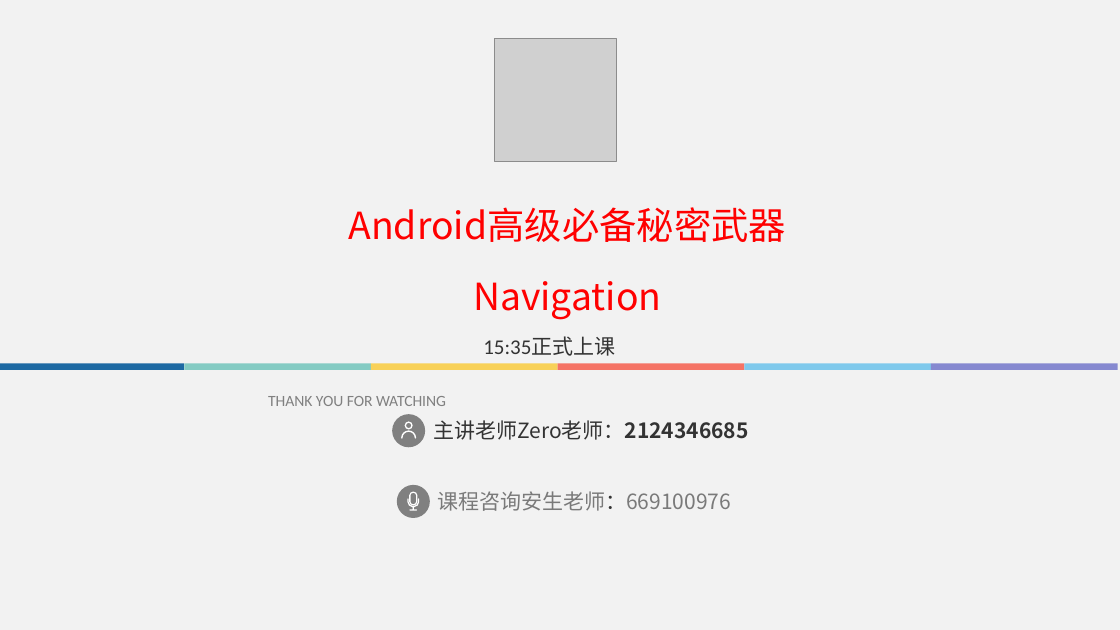
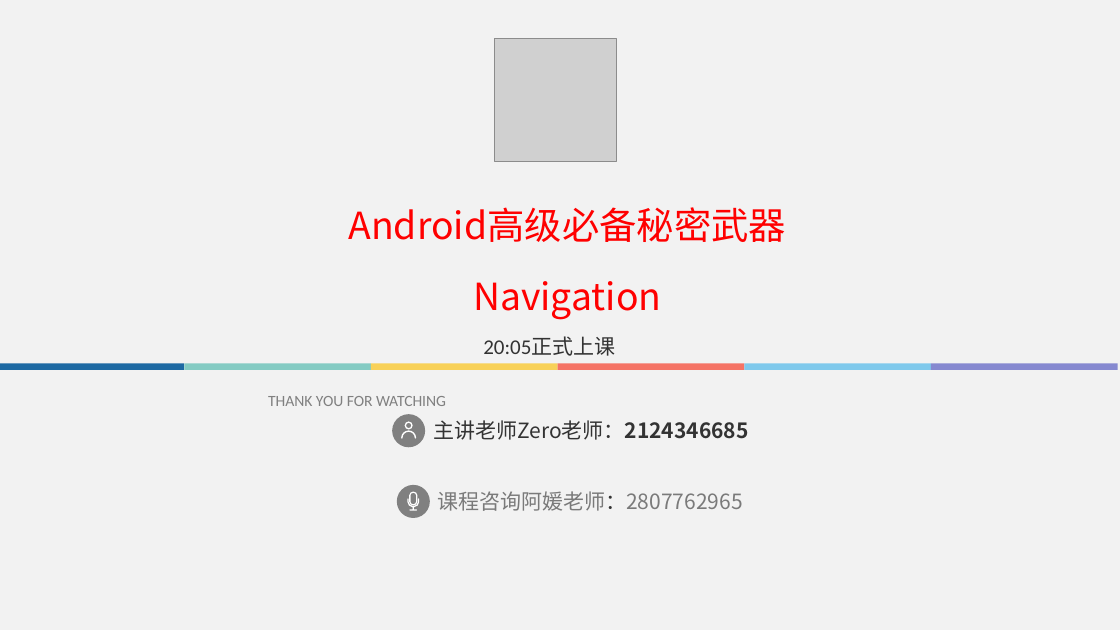
Before and after one commit to fanzhangvip/xiangxue, a slide deck: slide 1 of doc/ppt/navigation实战.pptx. Drawn at 1120x630 pixels with LibreOffice and Linux fonts; fonts in the diff are those of the drawing; grey boxes stand for pictures. Boxes give left, top, right and bottom in pixels: in the first picture for what was removed or moved away, otherwise in the second. Text is boxed around its words. In the diff, an @@ line names an element or a change of style, - is before the commit and + after.

```diff
--- a/doc/ppt/navigation实战.pptx
+++ b/doc/ppt/navigation实战.pptx
@@ text at bbox=[483, 337, 615, 356]: text changed @@
-15:35正式上课
+20:05正式上课
@@ text at bbox=[437, 491, 742, 511]: text changed @@
-课程咨询安生老师：669100976
+课程咨询阿媛老师：2807762965
```
Also in this commit, not shown: 2 other slides changed, 5 slides added, 11 other files.
